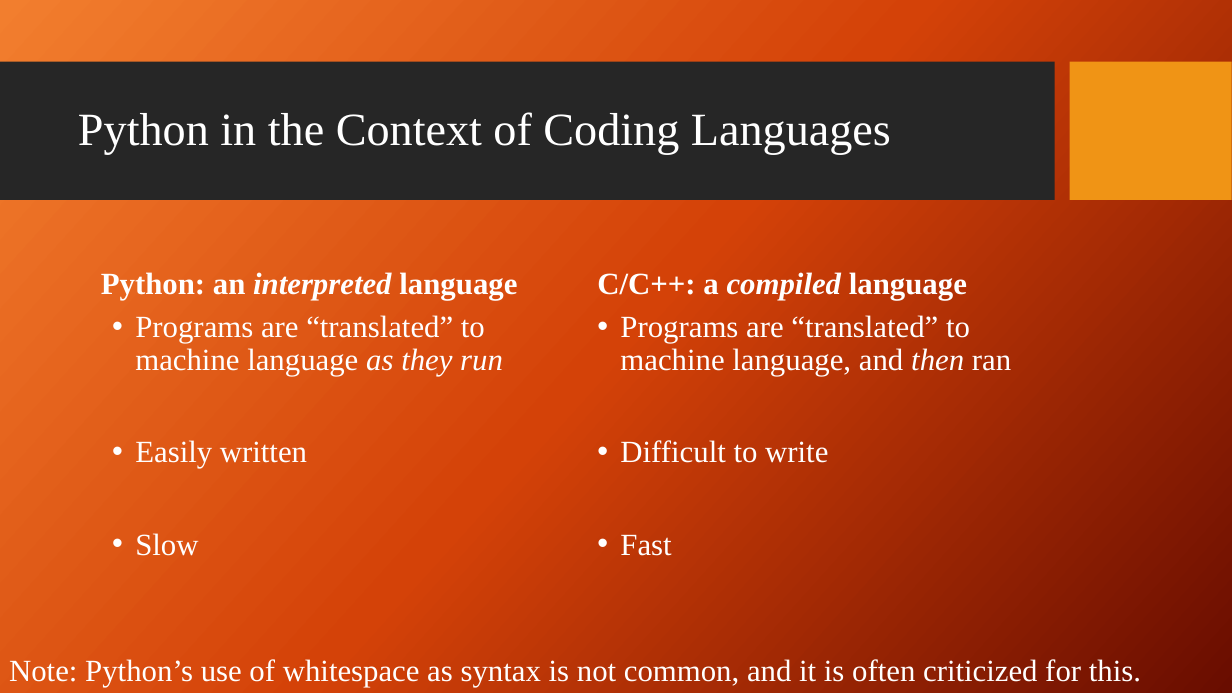
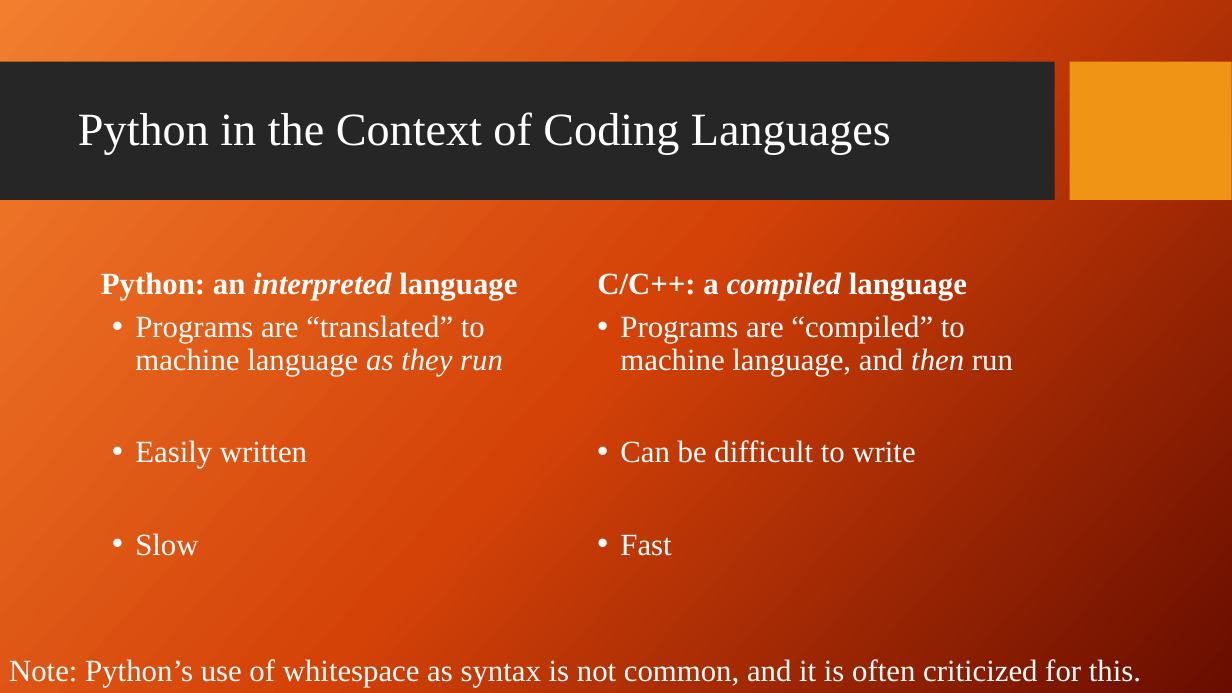
Before and after one commit to jacksondatkuliak/PythonBootcamp2026, a slide deck: slide 3 of day1/slides/context.pptx. Drawn at 1232x693 pixels with LibreOffice and Linux fonts; fonts in the diff are those of the drawing; background and template pictures are left out. Boxes give left, top, right and bottom in pixels: in the first picture for what was removed or moved away, otherwise in the second. Text is boxed around its words. In the diff, an @@ line names an element or a change of style, - is before the commit and + after.

```diff
--- a/day1/slides/context.pptx
+++ b/day1/slides/context.pptx
@@ text at [620, 315, 1013, 463]: text changed @@
-• Programs are “translated” to machine language, and then ran
-• Difficult to write
+• Programs are “compiled” to machine language, and then run
+• Can be difficult to write
```
Also in this commit, not shown: 2 other slides changed, 5 other files.
